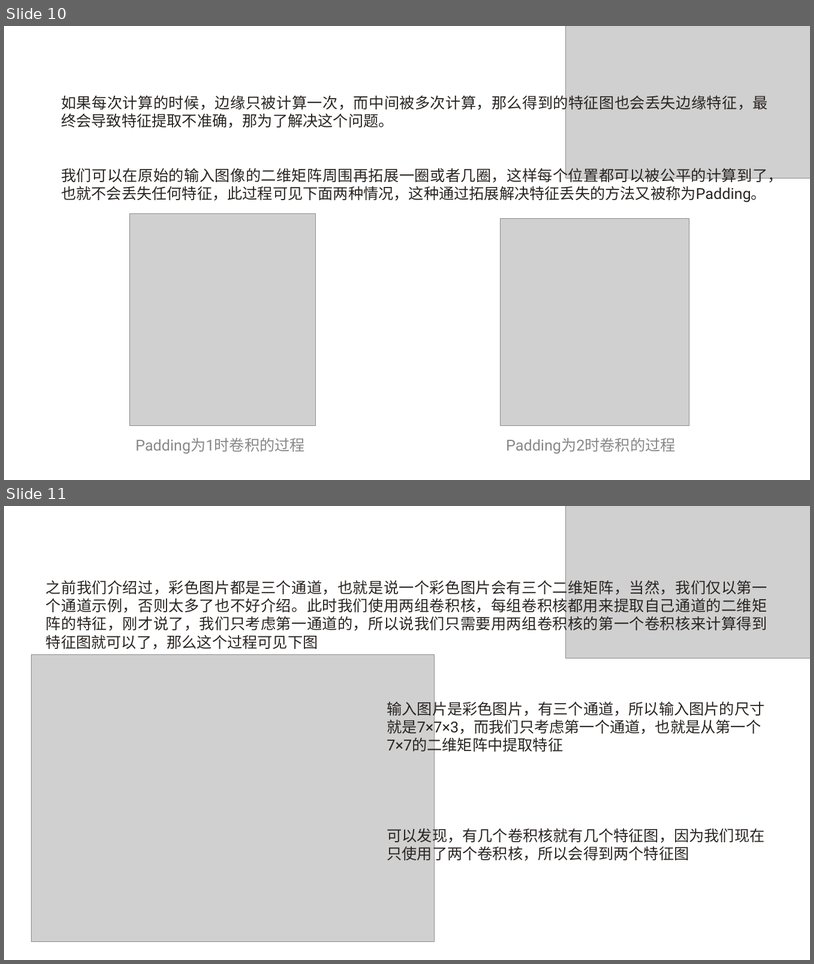
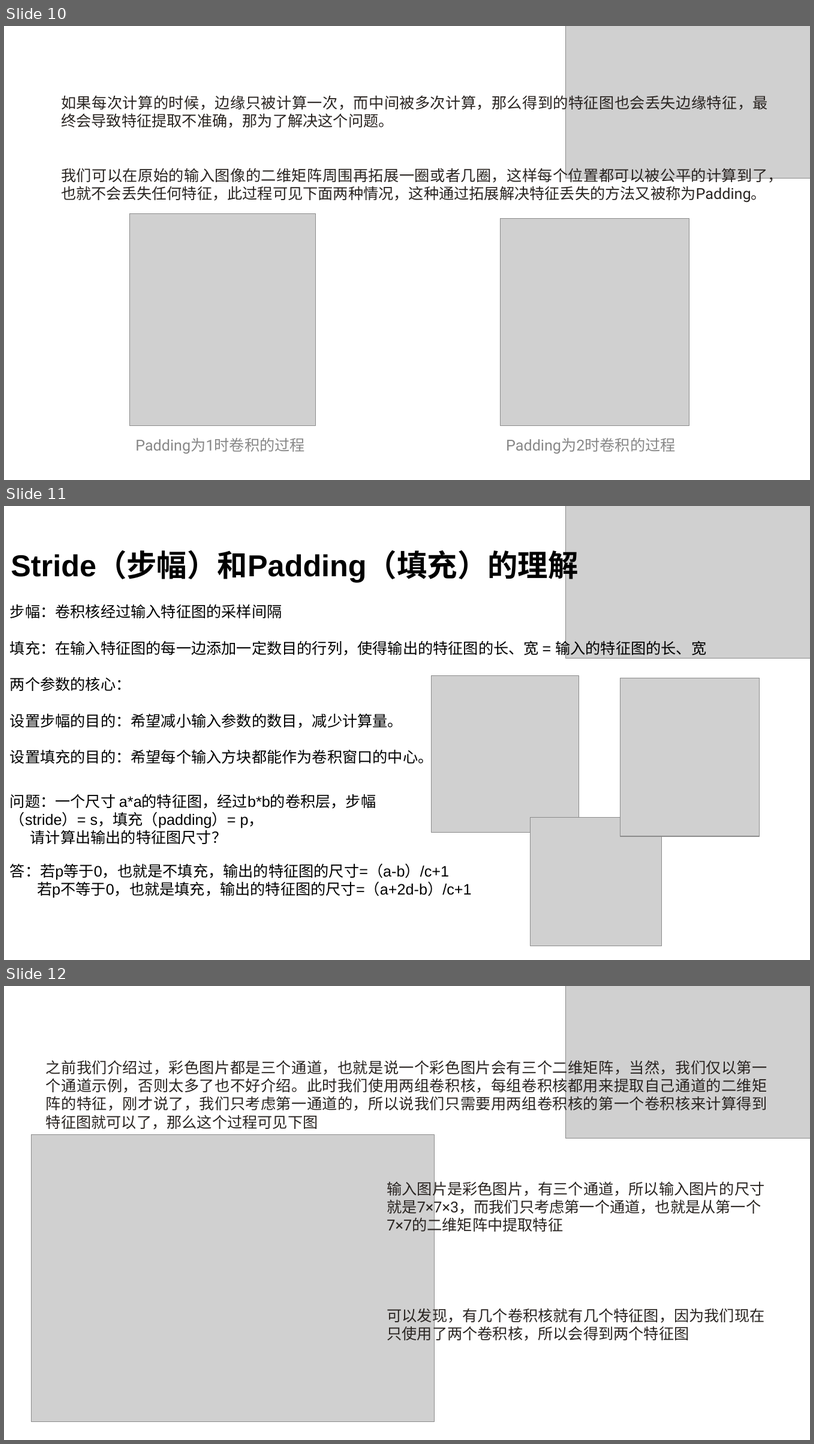
Before and after one commit to dioff/learning_pytorch, a slide deck: PPT/CNN详解.pptx. Shown one above the other, each under a label of ours: slides 10 and 11 before the commit, slides 10, 11 and 12 after it. The pictures are 814x964 and 814x1444 pixels, drawn with LibreOffice and Linux fonts; fonts in the diff are those of the drawing; grey boxes stand for pictures. Boxes give left, top, right and bottom in pixels: in the first picture for what was removed or moved away, otherwise in the second. Text is boxed around its words. In the diff, an @@ line names an element or a change of style, - is before the commit and + after.

```diff
--- a/PPT/CNN详解.pptx
+++ b/PPT/CNN详解.pptx
@@ slide 11 added at box(4, 506, 810, 960), background #FFFFFF @@
@@ picture added at box(567, 506, 810, 658) @@
@@ text added at box(11, 552, 578, 582), 36 pt, text #000000, bold @@
+Stride（步幅）和Padding（填充）的理解
@@ text added at box(10, 604, 707, 766), 18 pt, text #000000 @@
+步幅：卷积核经过输入特征图的采样间隔
+填充：在输入特征图的每一边添加一定数目的行列，使得输出的特征图的长、宽 = 输入的特征图的长、宽
+两个参数的核心：
+设置步幅的目的：希望减小输入参数的数目，减少计算量。
+设置填充的目的：希望每个输入方块都能作为卷积窗口的中心。
@@ picture added at box(432, 675, 579, 831) @@
@@ picture added at box(621, 678, 760, 837) @@
@@ text added at box(10, 793, 376, 844), 18 pt, text #000000 @@
+问题：一个尺寸 a*a的特征图，经过b*b的卷积层，步幅（stride）= s，填充（padding）= p，
+请计算出输出的特征图尺寸？
@@ picture added at box(531, 817, 662, 946) @@
@@ text added at box(10, 863, 472, 898), 18 pt, text #000000 @@
+答：若p等于0，也就是不填充，输出的特征图的尺寸=（a-b）/c+1
+若p不等于0，也就是填充，输出的特征图的尺寸=（a+2d-b）/c+1
@@ what was slide 11 is now slide 12 @@
```
